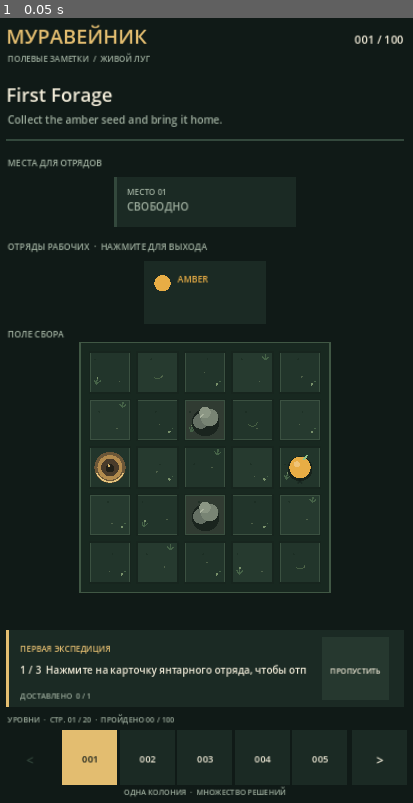
Above: before the commit, frame 1.
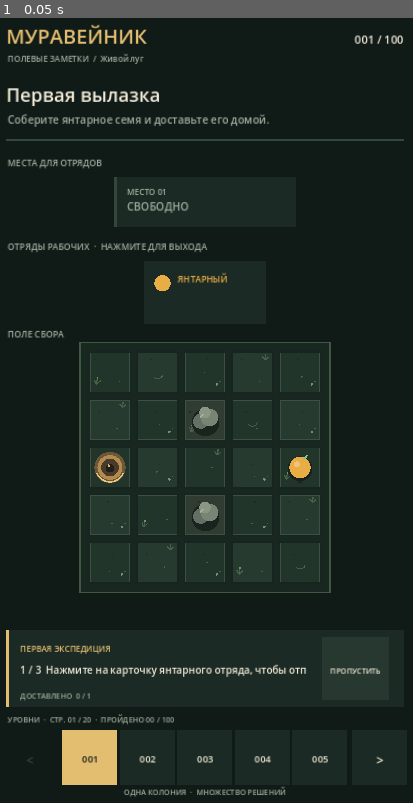
Above: after the commit, the same moment.

Repository: MaiklLX/Game-ANTS
Game: Godot game, scene res://scenes/main.tscn
Same seed, same stepped clock (60 frames per second), same inputs: the game is played once before the commit and once after it.
Inputs:
- Up to frame 1 (0.05 s): no input

The runs differ from the first frame. In frame 1, 0.9% of the frame differs, in the area x 2-66%, y 4-34%.
Error before the commit: Invalid access to property or key 'несут' on a base object of type 'Dictionary'. (res://scripts/ui/game_screen.gd:222)
Error after the commit: Invalid access to property or key 'несут' on a base object of type 'Dictionary'. (res://scripts/ui/game_screen.gd:239)

Commit message:
feat(i18n): connect Russian translations to all campaign levels

Diff:
--- a/scripts/ui/game_screen.gd
+++ b/scripts/ui/game_screen.gd
@@ -33,6 +33,7 @@
 var _level_index: int = 0
 var _level_page_start: int = 0
 var _campaign_levels: Array[Dictionary] = []
+var _ru_localization: Dictionary = {}
 var _progress_store
 var _progress_warning: String = ""
 var _tutorial_active: bool = false
@@ -65,6 +66,7 @@
 
 
 func _ready() -> void:
+	_load_ru_localization()
 	_board = BoardModelScript.new()
 	_colony = ColonyModelScript.new()
 	var catalog_result: Dictionary = CampaignCatalogScript.load_catalog(CAMPAIGN_MANIFEST_PATH)
@@ -131,8 +133,10 @@
 	draw_string(font, Vector2(44, 91), "ПОЛЕВЫЕ ЗАМЕТКИ  /  " + _chapter_title_ru(chapter_title), HORIZONTAL_ALIGNMENT_LEFT, 570, ResponsiveLayoutScript.font_size(13, _ui_scale), COLOR_MUTED)
 	draw_string(font, Vector2(560, 62), "%03d / %03d" % [_level_index + 1, _campaign_levels.size()], HORIZONTAL_ALIGNMENT_RIGHT, 118, ResponsiveLayoutScript.font_size(18, _ui_scale), COLOR_TEXT)
 
-	var title := String(_level_data.get("title", "Новое поле"))
-	var objective := _objective_for_display(String(_level_data.get("objective", "")))
+	var level_id := String(_campaign_levels[_level_index].get("id", "")) if not _campaign_levels.is_empty() else ""
+	var translated_level: Dictionary = _ru_localization.get("levels", {}).get(level_id, {})
+	var title := String(translated_level.get("title", _level_data.get("title", "Новое поле")))
+	var objective := _objective_for_display(String(translated_level.get("objective", _level_data.get("objective", ""))))
 	draw_string(font, Vector2(42, 155), title, HORIZONTAL_ALIGNMENT_LEFT, 630, ResponsiveLayoutScript.font_size(30, _ui_scale), COLOR_TEXT)
 	draw_string(font, Vector2(44, 190), objective, HORIZONTAL_ALIGNMENT_LEFT, 632, ResponsiveLayoutScript.font_size(17, _ui_scale), COLOR_MUTED)
 	var field_hint := _contextual_hint()
@@ -144,26 +148,39 @@
 
 
 
+func _load_ru_localization() -> void:
+	var path := "res://localization/ru.json"
+	if not FileAccess.file_exists(path):
+		push_warning("Russian localization file is missing: " + path)
+		return
+	var parsed: Variant = JSON.parse_string(FileAccess.get_file_as_string(path))
+	if typeof(parsed) == TYPE_DICTIONARY:
+		_ru_localization = parsed
+	else:
+		push_warning("Russian localization file is invalid.")
+
+
 func _chapter_title_ru(value: String) -> String:
+	var chapters: Dictionary = _ru_localization.get("chapter_titles", {})
+	return String(chapters.get(value, value))
+
+
+func _color_name_ru(value: String) -> String:
 	match value:
-		"The Living Meadow":
-			return "ЖИВОЙ ЛУГ"
-		"The Root Labyrinth":
-			return "ЛАБИРИНТ КОРНЕЙ"
-		"The Amber Orchard":
-			return "ЯНТАРНЫЙ САД"
-		"The Colony Heart: First Dawn":
-			return "СЕРДЦЕ КОЛОНИИ: ПЕРВЫЙ РАССВЕТ"
-		"CAMPAIGN":
-			return "КАМПАНИЯ"
-	return value
+		"amber":
+			return "ЯНТАРНЫЙ"
+		"teal":
+			return "БИРЮЗОВЫЙ"
+		"coral":
+			return "КОРАЛЛОВЫЙ"
+		"violet":
+			return "ФИОЛЕТОВЫЙ"
+	return value.to_upper()
 
 
 func _objective_for_display(objective: String) -> String:
 	if _ui_scale >= 0.52 or objective.length() <= 56:
 		return objective
-	if objective.begins_with("Eight seeds lie in paired pockets"):
-		return "Eight seeds. Four colors. Near and far pockets."
 	return objective.left(53).strip_edges() + "…"
 
 
@@ -217,7 +234,7 @@
 			draw_rect(Rect2(rect.position, Vector2(card_width, 3)), COLOR_GOLD)
 		var squad_color: Color = _color_for(String(squad["color"]))
 		_draw_color_mark(rect.position + Vector2(30, 35), String(squad["color"]), 13.0)
-		draw_string(font, rect.position + Vector2(54, 34), String(squad["color"]).to_upper(), HORIZONTAL_ALIGNMENT_LEFT, -1, ResponsiveLayoutScript.font_size(14, _ui_scale), squad_color)
+		draw_string(font, rect.position + Vector2(54, 34), _color_name_ru(String(squad["color"])), HORIZONTAL_ALIGNMENT_LEFT, -1, ResponsiveLayoutScript.font_size(14, _ui_scale), squad_color)
 		var state := "В ПОЛЕ" if squad["deployed"] else "ГОТОВ"
 		var carried := int(squad["несут"])
 		var capacity := int(squad["capacity"])
@@ -471,11 +488,11 @@
 	_selected_squad_id = squad_id
 	_last_path.clear()
 	if squad["deployed"]:
-		_status = "%s is on the ground. Tap a matching seed or the nest." % squad_id.replace("_", " ")
+		_status = "%s в поле. Выберите семя своего цвета или муравейник." % squad_id.replace("_", " ")
 	else:
 		var result: Dictionary = _colony.deploy_squad(squad_id)
 		if result["valid"]:
-			_status = "%s deployed. Tap a matching seed." % squad_id.replace("_", " ")
+			_status = "%s отправлен. Выберите семя своего цвета." % squad_id.replace("_", " ")
 			if _tutorial_active and squad_id == "amber_workers":
 				_tutorial_step = 1
 		else:
@@ -514,12 +531,12 @@
 
 func _return_selected_squad() -> void:
 	if _selected_squad_id.is_empty():
-		_status = "Select a deployed squad before returning."
+		_status = "Выберите отряд в поле, чтобы вернуть его домой."
 		queue_redraw()
 		return
 	var squad: Dictionary = _colony.get_squad(_selected_squad_id)
 	if squad.is_empty() or not squad["deployed"]:
-		_status = "No selected squad is on the ground."
+		_status = "Выбранный отряд сейчас не в поле."
 		queue_redraw()
 		return
 	var squad_position: Vector2i = squad.get("position", Vector2i(-1, -1))
@@ -575,7 +592,7 @@
 func _finish_squad_return() -> void:
 	var result: Dictionary = _colony.return_squad(_selected_squad_id)
 	if result["valid"]:
-		_status = "%d seed(s) delivered. Deployment slot is free." % result["delivered"]
+		_status = "Доставлено семян: %d. Место для отряда свободно." % result["delivered"]
 		if _tutorial_active and _tutorial_step == 2 and result["delivered"] > 0:
 			_complete_tutorial()
 		_trigger_feedback(_board.start)
@@ -725,7 +742,7 @@
 	for squad_id in _colony.get_squad_ids():
 		var squad: Dictionary = _colony.get_squad(squad_id)
 		if squad["deployed"] and squad["slot_index"] == slot_index:
-			return squad_id.replace("_", " ").to_upper()
+			return _color_name_ru(String(_colony.get_squad(squad_id).get("color", "")))
 	return ""
 
 
